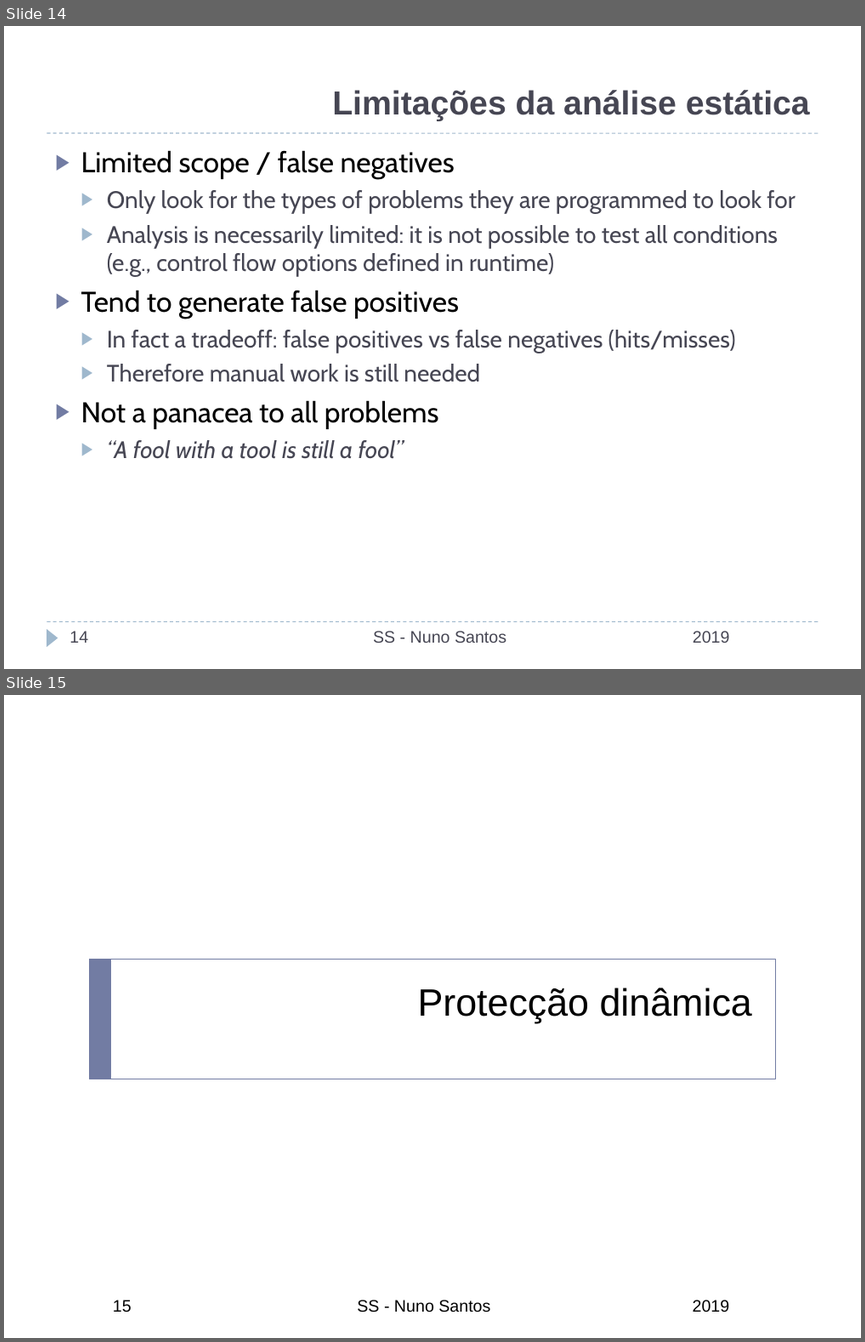
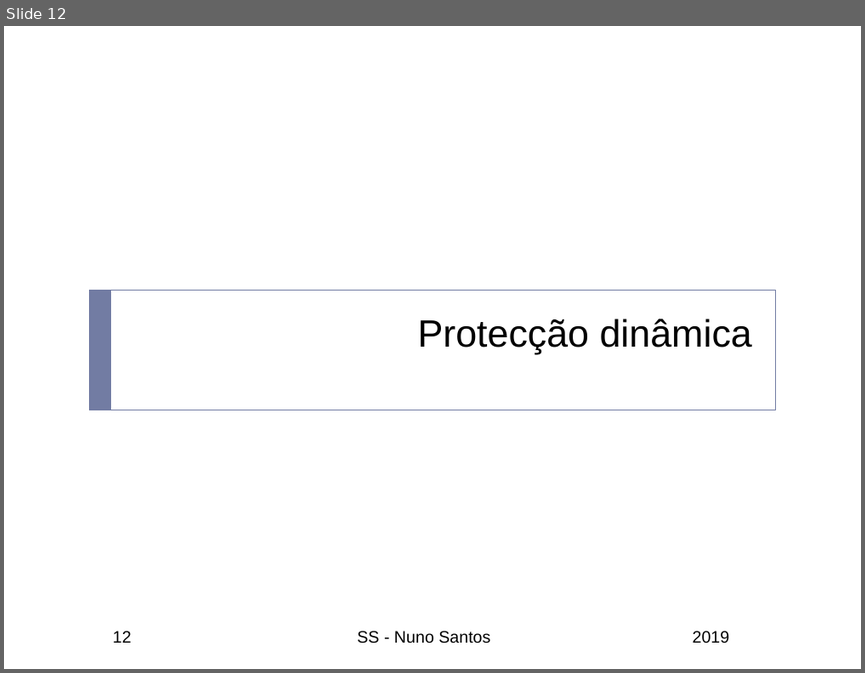
Before and after one commit to nuno-santos/acite2019, a slide deck: teoricas/acite2019-07-estatica_dinamica.pptx. Shown one above the other, each under a label of ours: slides 14 and 15 before the commit, slide 12 after it. The pictures are 865x1342 and 865x673 pixels, drawn with LibreOffice and Linux fonts; fonts in the diff are those of the drawing; background and template pictures are left out. Boxes give left, top, right and bottom in pixels: in the first picture for what was removed or moved away, otherwise in the second. Text is boxed around its words. In the diff, an @@ line names an element or a change of style, - is before the commit and + after.

```diff
--- a/teoricas/acite2019-07-estatica_dinamica.pptx
+++ b/teoricas/acite2019-07-estatica_dinamica.pptx
@@ slide 14 removed at (x1=4, y1=26, x2=861, y2=669), background #FFFFFF @@
@@ title removed at (x1=332, y1=90, x2=810, y2=121) @@
-Limitações da análise estática
@@ line removed from (46, 133) to (818, 133) @@
@@ text removed at (x1=81, y1=150, x2=794, y2=459) @@
-▶ Limited scope / false negatives
-  ▶ Only look for the types of problems they are programmed to look for
-  ▶ Analysis is necessarily limited: it is not possible to test all conditions (e.g., control flow options defined in runtime)
-▶ Tend to generate false positives
-  ▶ In fact a tradeoff: false positives vs false negatives (hits/misses)
-  ▶ Therefore manual work is still needed
-▶ Not a panacea to all problems
-  ▶ “A fool with a tool is still a fool”
@@ line removed from (46, 622) to (818, 622) @@
@@ triangle removed at (x1=46, y1=629, x2=58, y2=646) @@
@@ page number removed at (x1=69, y1=630, x2=88, y2=642) @@
-14
@@ text removed at (x1=373, y1=630, x2=506, y2=642) @@
-SS - Nuno Santos
@@ text removed at (x1=692, y1=630, x2=730, y2=642) @@
-2019
@@ what was slide 15 is now slide 12 @@
@@ page number at (x1=113, y1=630, x2=132, y2=642): text changed @@
-15
+12
```
Also in this commit, not shown: 18 slides changed, 2 other slides removed, 1 other file.
